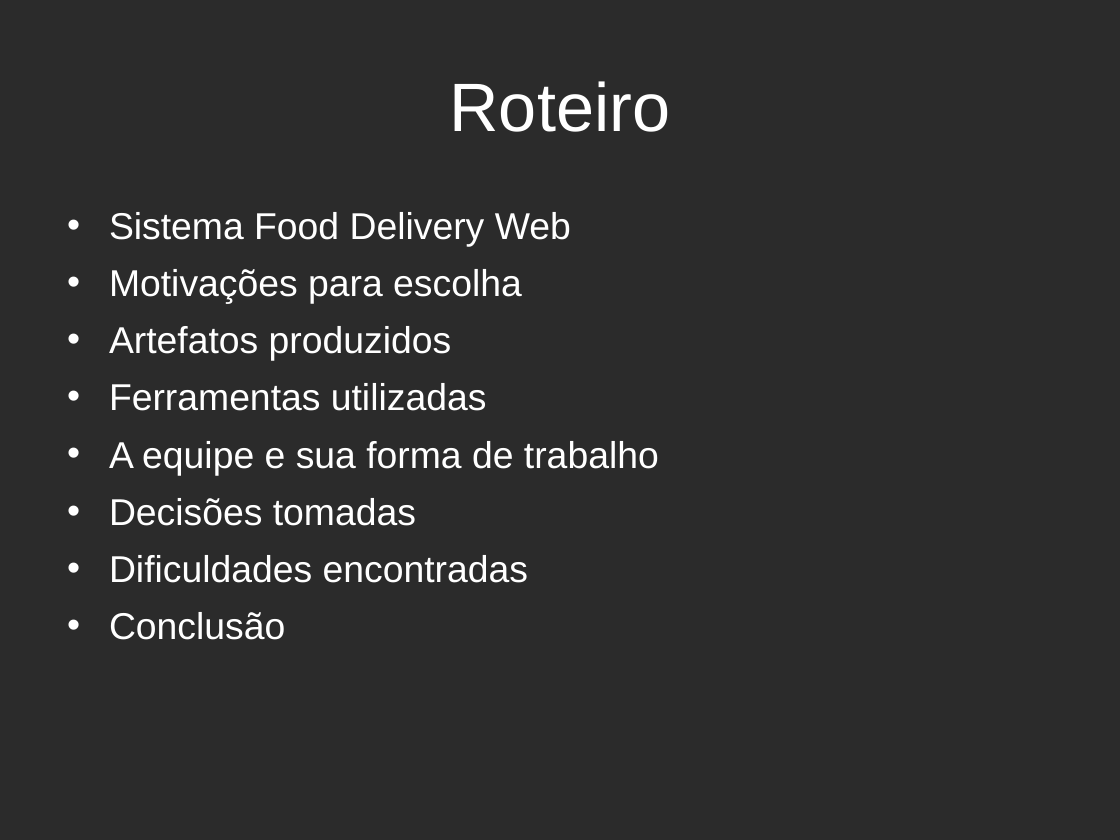
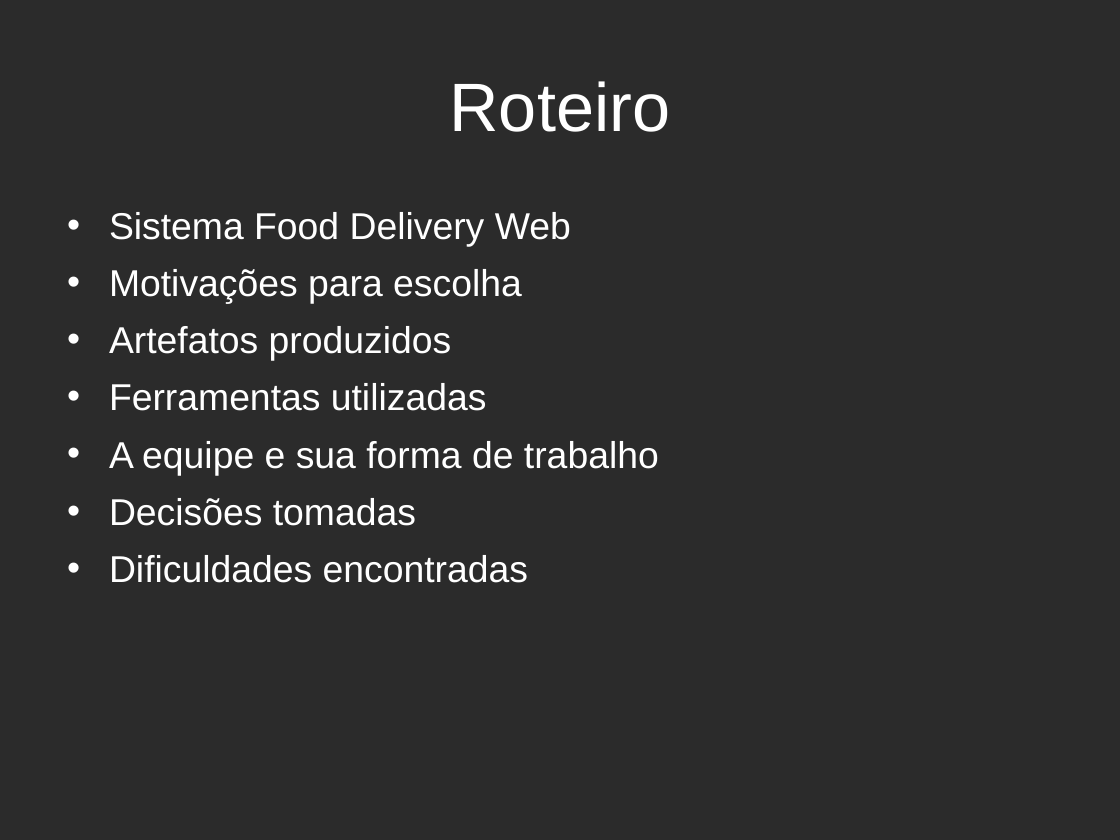
Before and after one commit to estevaosaleme/fooddeliveryweb, a slide deck: slide 2 of Documentacao/Outros Documentos/Apresentação FoodDeliveryWeb.odp. Drawn at 1120x840 pixels with LibreOffice and Linux fonts; fonts in the diff are those of the drawing; background and template pictures are left out; a plain dark background stands for a picture behind light text. Boxes give left, top, right and bottom in pixels: in the first picture for what was removed or moved away, otherwise in the second. Text is boxed around its words. In the diff, an @@ line names an element or a change of style, - is before the commit and + after.

```diff
--- a/Documentacao/Outros Documentos/Apresentação FoodDeliveryWeb.odp
+++ b/Documentacao/Outros Documentos/Apresentação FoodDeliveryWeb.odp
@@ text at (109,612,285,640): paragraph removed @@
-• Conclusão
```
Also in this commit, not shown: 1 other slide changed, 9 slides added.
